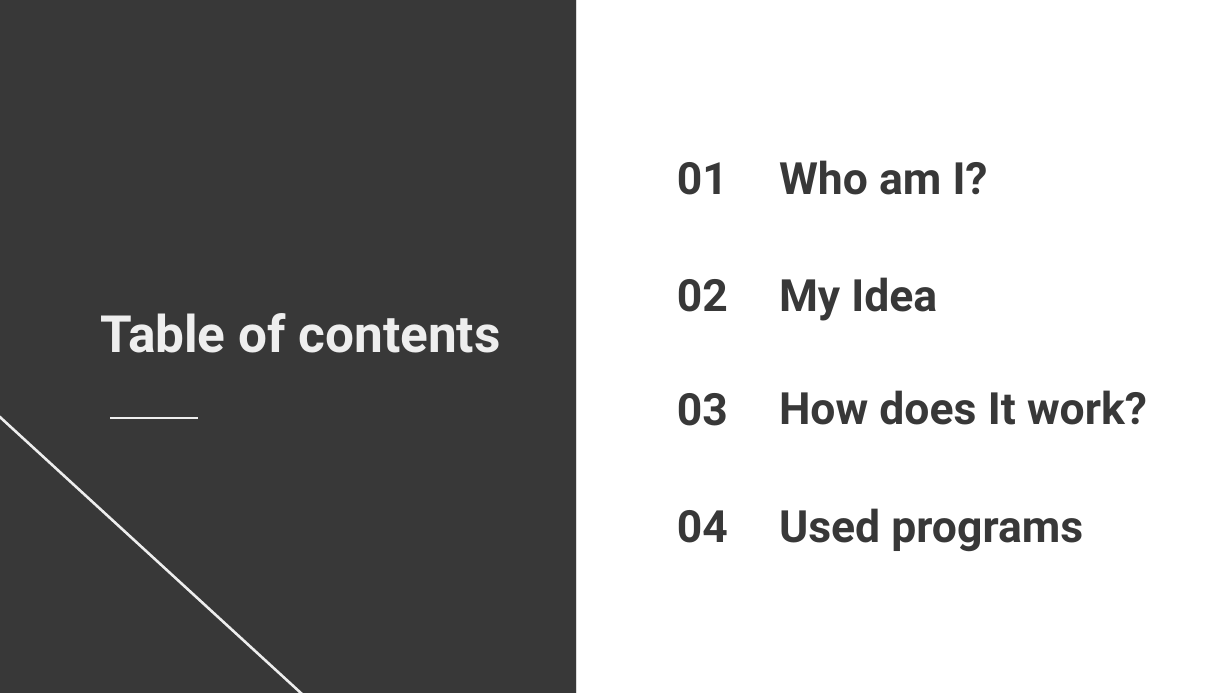
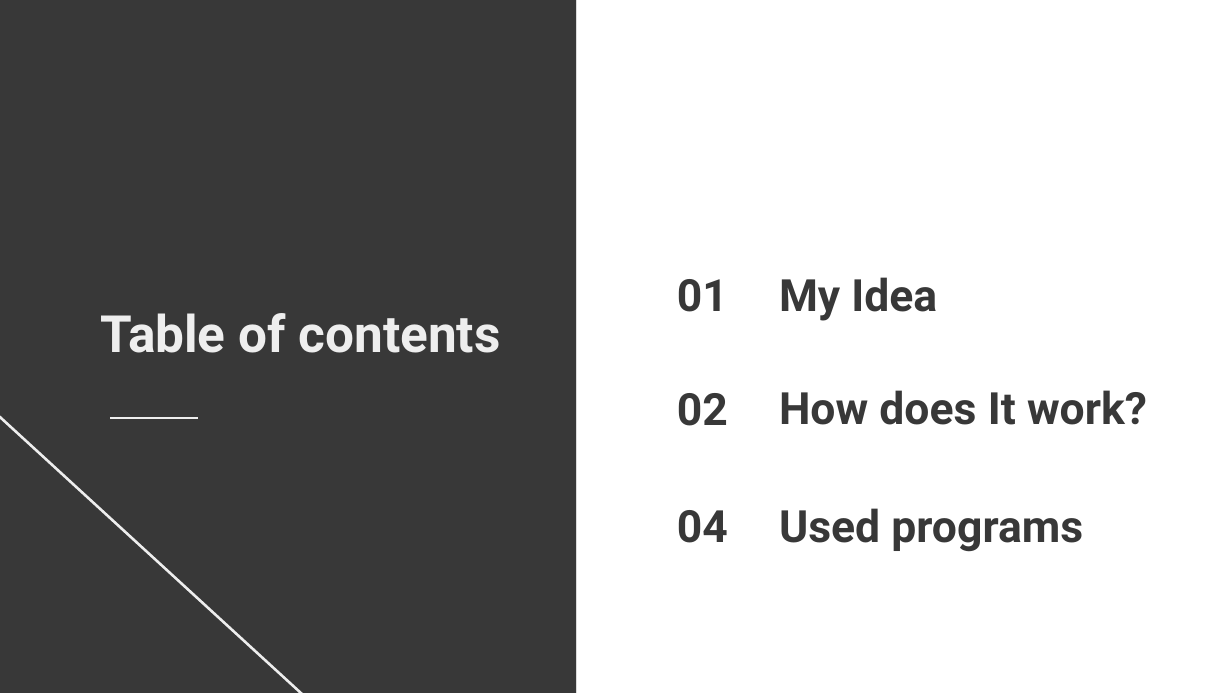
Before and after one commit to codingburgas/2223-otj-10-project-python-web-scraper-YYTodorov20, a slide deck: slide 2 of Documentation/Presentation.pptx. Drawn at 1232x693 pixels with LibreOffice and Linux fonts; fonts in the diff are those of the drawing. Boxes give left, top, right and bottom in pixels: in the first picture for what was removed or moved away, otherwise in the second. Text is boxed around its words. In the diff, an @@ line names an element or a change of style, - is before the commit and + after.

```diff
--- a/Documentation/Presentation.pptx
+++ b/Documentation/Presentation.pptx
@@ title removed at (677, 162, 728, 195) @@
-01
@@ title removed at (779, 160, 988, 195) @@
-Who am I?
@@ title at (677, 279, 728, 312): text changed @@
-02
+01
@@ title at (677, 393, 728, 426): text changed @@
-03
+02
```
Also in this commit, not shown: 2 other slides changed, 1 slide removed, 3 other files.
